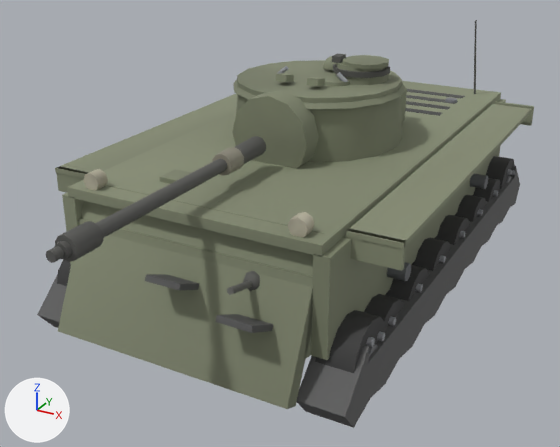
Renders of the glTF model client/assets/models/kv1.glb from each side of a commit.
Before and after are seen from a camera (50 mm lens) standing at (4.47, -9.39, 5.17) and looking at (-0.08, -1.12, 1.04). The lights are fixed; the arrows at lower left show +X, +Y and +Z. The older version comes first. Where no turn or scale is listed for an object, it has been applied to the vertices. Vertices at exactly the same position are counted once.

Objects in the first picture: 'barrel', 'glacis', 'hullSide', 'hullTop', 'lowerPlate', 'mantlet', 'tracks', 'turretFront', 'turretRoof', 'turretSide', 'wheel11', 'wheel14' and 9 more.
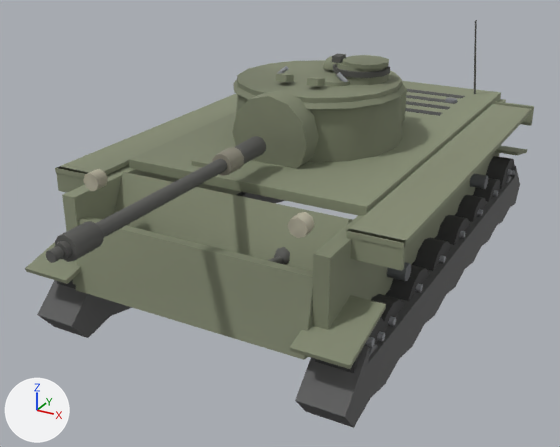
Changed parts and their boxes [x1, y1, x2, y2] in the pictures (560 x 447 px; the box of a moved part takes in the faces that stretch with it):
'glacis', reshaped: before [58, 169, 325, 409]; after [114, 154, 352, 271]
'hullTop', reshaped (14% narrower, 23% shorter): before [67, 81, 501, 257]; after [129, 81, 501, 216]
'tracks', reshaped (8% taller): before [37, 166, 520, 428]; after [25, 146, 527, 428]
part 1 of me_mesh_16, added: after [25, 146, 527, 369]
part 2 of me_mesh_18, moved or reshaped: before [160, 169, 191, 184]; after [192, 154, 215, 167]
part 3 of me_mesh_18, moved or reshaped: before [243, 271, 260, 291]; after [274, 247, 290, 265]
part 4 of me_mesh_18, moved or reshaped (mostly hidden afterwards): before [227, 281, 252, 295]; after [268, 256, 283, 263]
part 5 of me_mesh_18, moved or reshaped (not visible afterwards): before [145, 274, 199, 291]
part 6 of me_mesh_18, moved or reshaped (not visible afterwards): before [216, 314, 273, 333]
part 7 of me_mesh_18, moved or reshaped: before [58, 185, 322, 409]; after [115, 172, 352, 269]
'lowerPlate', unchanged, uncovered by the edit: before [79, 218, 313, 358]; after [76, 217, 313, 360]
'wheel14', unchanged, covered by the edit: before [315, 310, 386, 373]; after [315, 317, 386, 373]

The change, as a list of edits to the scene's bpy script:
```text
Change me_mesh_16:
    used by ob_tracks; location = (0.0, 0.0, 0.0)
    remove me_mesh_16.from_pydata(...)  # 164 vertices, 304 faces; spans x -2.04..2.04, y -3.65..3.65, z 0.1..1.17
    add me_mesh_16.from_pydata(...)  # 196 vertices, 352 faces; spans x -2.08..2.08, y -3.69..3.65, z 0.1..1.26
    me_mesh_16 part 1
    16 vertices are added at x -2.08..1.44, y -3.69..3.65, z 0.98..1.26
    16 new vertices lie (0.64, 0.0, 0.0) away from vertices in x -2.08..1.44, y -3.69..3.65, z 0.98..1.26
    48 new faces join them
Change me_mesh_18:
    used by ob_glacis; location = (0.0, 0.0, 0.0)
    before: 0 (1.5, -3.1, 2.03) at pixel (324, 233), 1 (1.5, -3.86, 0.43) at pixel (287, 409), 2 (1.5, -2.92, 1.95), 3 (1.5, -3.68, 0.35) at pixel (295, 406), 4 (-1.5, -2.92, 1.95)
    before: 5 (-1.5, -3.68, 0.35), 6 (-1.5, -3.1, 2.03), 7 (-1.5, -3.86, 0.43) at pixel (57, 331)
    remove me_mesh_18.from_pydata(...)  # 80 vertices, 132 faces; spans x -1.5..1.5, y -3.93..-2.4, z 0.35..2.08
    add me_mesh_18.from_pydata(...)  # 80 vertices, 132 faces; spans x -1.5..1.5, y -3.29..-1.76, z 0.51..2.08
    me_mesh_18 part 2: the loose piece of 8 vertices spanning x -0.79..-0.49, y -2.7..-2.4, z 1.95..2.08 is moved by (0.0, 0.64, 0.0)
    me_mesh_18 part 3: the loose piece of 26 vertices spanning x 0.71..0.95, y -3.45..-3.21, z 1.32..1.56 is moved by (0.0, 0.64, 0.0)
    me_mesh_18 part 4: the loose piece of 14 vertices spanning x 0.8..0.87, y -3.8..-3.34, z 1.39..1.58 is moved by (0.0, 0.64, 0.0)
    me_mesh_18 part 5: the loose piece of 8 vertices spanning x -0.21..0.25, y -3.85..-3.07, z 1.07..1.49 is moved by (0.0, 0.64, 0.0)
    me_mesh_18 part 6: the loose piece of 8 vertices spanning x 0.73..1.19, y -3.93..-3.16, z 0.89..1.3 is moved by (0.0, 0.64, 0.0)
    me_mesh_18 part 7
    add for i in [0, 2, 4, 6]: me_mesh_18.vertices[i].co += Vector((0.0, 0.61, -0.08))
    add for i in [1, 3, 5, 7]: me_mesh_18.vertices[i].co += Vector((0.0, 0.72, 0.16))
    other edits to the shape of me_mesh_18 do not show in these pictures
Change me_mesh_21:
    used by ob_hulltop; location = (0.0, 0.0, 0.0)
    before: 0 (1.6, -3.35, 2.03) at pixel (321, 245), 1 (1.6, -3.35, 1.9) at pixel (321, 256), 6 (-1.6, -3.35, 2.03) at pixel (67, 187), 7 (-1.6, -3.35, 1.9) at pixel (68, 196)
    remove me_mesh_21.from_pydata(...)  # 76 vertices, 124 faces; spans x -1.6..1.6, y -3.35..3.35, z 1.9..2.07
    add me_mesh_21.from_pydata(...)  # 76 vertices, 124 faces; spans x -1.6..1.6, y -2.26..3.35, z 1.9..2.07
    me_mesh_21 part 8
    add for i in [0, 1, 6, 7]: me_mesh_21.vertices[i].co += Vector((0.0, 1.09, 0.0))
```
